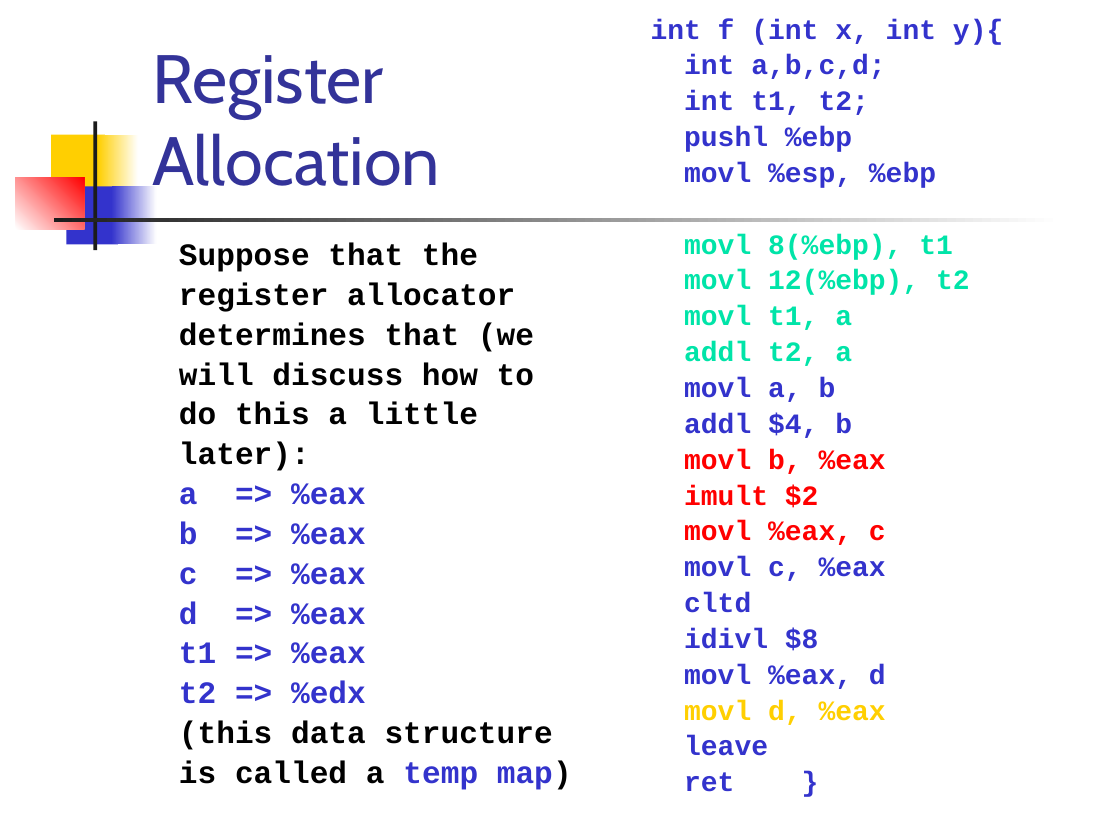
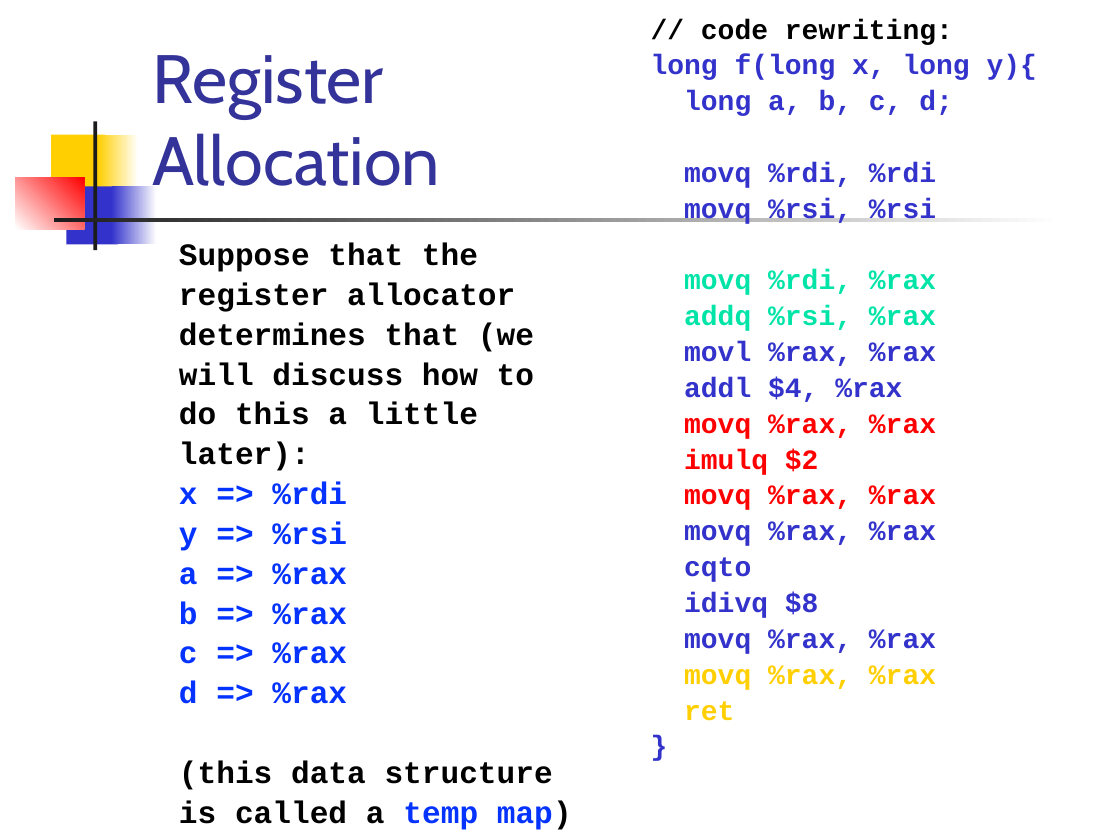
Before and after one commit to csslab-ustc/csslab-ustc.github.io, a slide deck: slide 6 of courses/compiler/slides/lec18-reg-alloc-gc.pptx. Drawn at 1120x840 pixels with LibreOffice and Linux fonts; fonts in the diff are those of the drawing. Boxes give left, top, right and bottom in pixels: in the first picture for what was removed or moved away, otherwise in the second. Text is boxed around its words. In the diff, an @@ line names an element or a change of style, - is before the commit and + after.

```diff
--- a/courses/compiler/slides/lec18-reg-alloc-gc.pptx
+++ b/courses/compiler/slides/lec18-reg-alloc-gc.pptx
@@ text at [651, 19, 1037, 721]: text changed @@
-int f (int x, int y){
-int a,b,c,d;
-int t1, t2;
-pushl %ebp
-movl %esp, %ebp
-movl 8(%ebp), t1
-movl 12(%ebp), t2
-movl t1, a
-addl t2, a
-movl a, b
-addl $4, b
-movl b, %eax
-imult $2
-movl %eax, c
-movl c, %eax
-cltd
-idivl $8
-movl %eax, d
-movl d, %eax
-leave
-ret }
+// code rewriting:
+long f(long x, long y){
+long a, b, c, d;
+movq %rdi, %rdi
+movq %rsi, %rsi
+movq %rdi, %rax
+addq %rsi, %rax
+movl %rax, %rax
+addl $4, %rax
+movq %rax, %rax
+imulq $2
+movq %rax, %rax
+movq %rax, %rax
+cqto
+idivq $8
+movq %rax, %rax
+movq %rax, %rax
+ret
+}
@@ text at [179, 482, 347, 704]: text changed; text colour #3333CC to #0432FF @@
-a => %eax
-b => %eax
-c => %eax
-d => %eax
-t1 => %eax
-t2 => %edx
+x => %rdi
+y => %rsi
+a => %rax
+b => %rax
+c => %rax
+d => %rax
@@ text at [179, 800, 572, 830]: text colour #3333CC to #0432FF in "temp map)" @@
```
Also in this commit, not shown: 53 other slides changed, 3 slides added, 1 slide removed, 8 other files.
